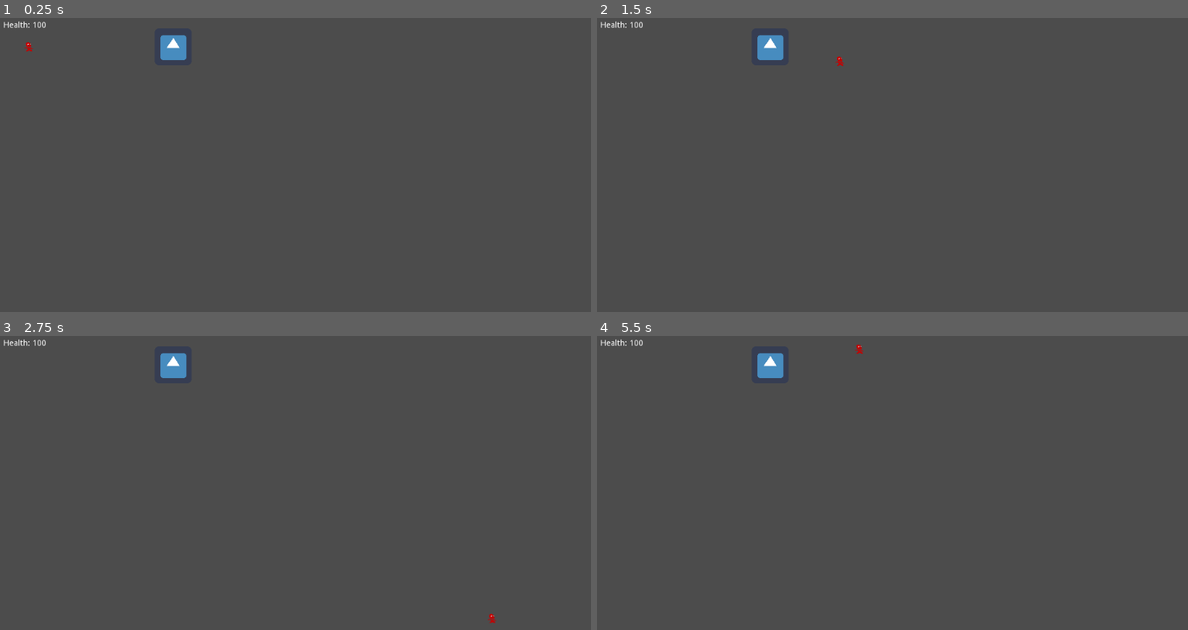
Above: before the commit, frames 1-4 (two rows, left to right).
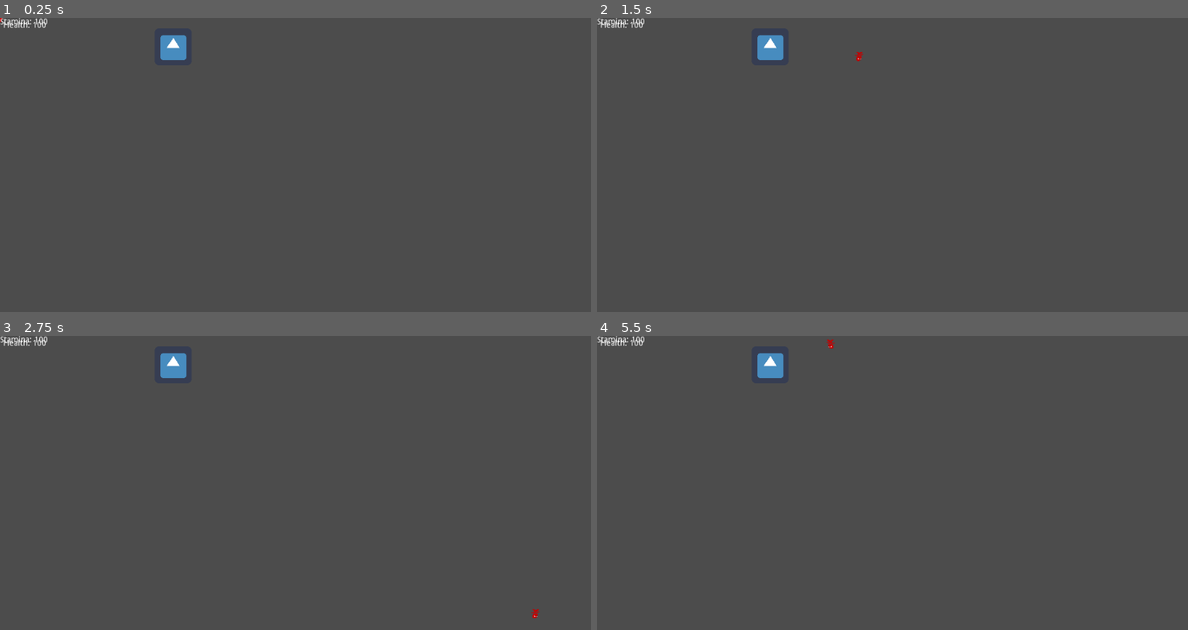
Above: after the commit, the same moments.

Repository: noh0st/jump-ship
Game: Godot game, scene res://Main.tscn
Two runs of this game, one before a commit and one after it. Both use one fixed random seed, a clock stepped at 60 frames per second and the inputs below. The engine's default icon, where the game draws it, is replaced by a stand-in: a white triangle on a blue panel in a dark square.
Inputs:
- Up to frame 1 (0.25 s): no input
- Up to frame 2 (1.5 s): tap Enter at 0.5 s; hold D (MovementRight) 0.53-1.28 s; tap Space (Dash, bound only after the commit) at 0.6, 1.25, 1.35 s; hold S (MovementDown) from 1.28 s (still down)
- Up to frame 3 (2.75 s): release S (MovementDown) at 2.03 s; hold D (MovementRight) from 2.03 s (still down); tap Space (Dash, bound only after the commit) at 2.1 s
- Up to frame 4 (5.5 s): release D (MovementRight) at 2.78 s; hold W (MovementUp) 2.78-3.53 s; tap Space (Dash, bound only after the commit) at 2.85, 3.6, 4.25, 4.35, 5.1 s; tap Enter at 3.5, 5 s; hold A (MovementLeft) 3.53-5.03 s; hold S (MovementDown) from 5.03 s (still down)

The runs differ from the first frame. In frame 1, 0.1% of the frame differs, in the area x 0-8%, y 0-12%; in frame 2, 0.1%; in frame 3, 0.1%; in frame 4, 0.1%, in the area x 0-46%, y 0-7%.

Commit message:
newsruff

Diff:
--- a/app/Player.tscn
+++ /dev/null
@@ -1,30 +0,0 @@
-[gd_scene load_steps=5 format=2]
-
-[ext_resource path="res://Player.gd" type="Script" id=1]
-[ext_resource path="res://sprite.png" type="Texture" id=2]
-
-[sub_resource type="CapsuleShape2D" id=1]
-
-[sub_resource type="SpriteFrames" id=2]
-animations = [ {
-"frames": [ ExtResource( 2 ) ],
-"loop": true,
-"name": "walk",
-"speed": 5.0
-} ]
-
-[node name="Area2D" type="Area2D"]
-collision_mask = 2
-script = ExtResource( 1 )
-__meta__ = {
-"_edit_group_": true
-}
-
-[node name="Hitbox" type="CollisionShape2D" parent="."]
-shape = SubResource( 1 )
-
-[node name="AnimatedSprite" type="AnimatedSprite" parent="."]
-frames = SubResource( 2 )
-animation = "walk"
-
-[connection signal="body_entered" from="." to="." method="_on_Player_body_entered"]
--- a/app/Player/HUD.tscn
+++ b/app/Player/HUD.tscn
@@ -11,3 +11,7 @@
 margin_right = 102.0
 margin_bottom = 20.0
 text = "Health: "
+
+[node name="StaminaLabel" type="Label" parent="."]
+margin_right = 40.0
+margin_bottom = 14.0
--- a/app/Player/HealthUIController.gd
+++ b/app/Player/HealthUIController.gd
@@ -5,10 +5,14 @@
 # var a = 2
 # var b = "text"
 onready var healthLabel: Label = get_node("HealthLabel")
-
+onready var staminaLabel: Label = get_node("StaminaLabel")
+onready var player = get_tree().get_root().find_node("Player", true, false)
 # Called when the node enters the scene tree for the first time.
 func _ready():
+
 	healthLabel.text = "Health: %s" % 100
+	staminaLabel.text = "Stamina: %s" % 100
+	player.connect("ChangedStamina", self, "SetStaminaText")
 
 # Called every frame. 'delta' is the elapsed time since the previous frame.
 #func _process(delta):
@@ -16,3 +20,5 @@
 
 func _on_Player_health_update(amount: int) -> void:
 	healthLabel.text = "Health: %d" % amount
+func SetStaminaText():
+	pass
--- a/app/Player/Player.gd
+++ b/app/Player/Player.gd
@@ -2,17 +2,66 @@
 var velocity = Vector2.ZERO
 const MaxSpeed = 500.0
 const Acceleration_Friction = 20.0
+const DashPower = 5
+var Stamina = 100.0 setget StaminaSet
+signal ChangedStamina
+var MaxStamina = 100.0
+var Dir: Vector2
+onready var timer = $Timer
+onready var sectimer = $Timer2
+onready var animationPlayer = $AnimationPlayer
+onready var animationTree = $AnimationTree
+func _onready():
+	Stamina = MaxStamina
 # Called every frame. 'delta' is the elapsed time since the previous frame.
 func _physics_process(delta):
 	var inputvector : Vector2 = Vector2.ZERO
+	if Dir == Vector2.ZERO:
+		Dir = Vector2(1, 0)
 	inputvector.x = Input.get_action_strength("MovementRight") - Input.get_action_strength("MovementLeft")
 	inputvector.y = Input.get_action_strength("MovementDown") - Input.get_action_strength("MovementUp")
 
-	print(inputvector)
+
 	if inputvector != Vector2.ZERO:
+		animationTree.set("parameters/Idle/blend_position", inputvector)
 		velocity += inputvector.normalized() * Acceleration_Friction * delta
 		velocity = velocity.clamped(MaxSpeed*delta)
+		Dir = inputvector
 	else:
 		velocity = velocity.move_toward(Vector2.ZERO, Acceleration_Friction* delta)
-	print(velocity)
+
+	print(Stamina)
 	move_and_collide(velocity)
+
+	Dash()
+
+func Dash():
+	if  Input.is_action_just_pressed("Dash") == true :
+		StaminaChanged()
+		move_and_slide(Dir * (DashPower * MaxSpeed))
+		Stamina -= 10;
+		timer.start()
+
+func StaminaRefill():
+	Stamina = move_toward(Stamina, MaxStamina, 5.0)
+	if Stamina != MaxStamina:
+		timer.start()
+func StaminaChanged():
+	print("staminaChanged")
+	timer.stop()
+	sectimer.start()
+
+
+
+
+func _on_Timer_timeout():
+	print("Timerranout")
+	StaminaRefill()
+
+
+func _on_Timer2_timeout():
+	print("Timer2ranout")
+	timer.start() # Replace with function body.
+
+func StaminaSet(value):
+	emit_signal("ChangedStamina")
--- a/app/Player/Player.tscn
+++ b/app/Player/Player.tscn
@@ -1,33 +1,142 @@
-[gd_scene load_steps=6 format=2]
+[gd_scene load_steps=17 format=2]
 
 [ext_resource path="res://PlayerArea.gd" type="Script" id=1]
 [ext_resource path="res://Player/sprite.png" type="Texture" id=2]
 [ext_resource path="res://Player/Player.gd" type="Script" id=3]
+[ext_resource path="res://HitBox.tscn" type="PackedScene" id=4]
 
-[sub_resource type="CapsuleShape2D" id=1]
+[sub_resource type="CapsuleShape2D" id=13]
+radius = 7.0
+height = 0.0
 
-[sub_resource type="SpriteFrames" id=2]
-animations = [ {
-"frames": [ ExtResource( 2 ) ],
-"loop": true,
-"name": "walk",
-"speed": 5.0
-} ]
+[sub_resource type="Animation" id=14]
+resource_name = "DownWalk"
+length = 0.1
+tracks/0/type = "value"
+tracks/0/path = NodePath("Player/Sprite:flip_v")
+tracks/0/interp = 1
+tracks/0/loop_wrap = true
+tracks/0/imported = false
+tracks/0/enabled = true
+tracks/0/keys = {
+"times": PoolRealArray( 0 ),
+"transitions": PoolRealArray( 1 ),
+"update": 1,
+"values": [ true ]
+}
 
-[node name="Node2D" type="Node2D"]
+[sub_resource type="Animation" id=15]
+resource_name = "LeftWalk"
+length = 0.1
+tracks/0/type = "value"
+tracks/0/path = NodePath("Player/Sprite:flip_h")
+tracks/0/interp = 1
+tracks/0/loop_wrap = true
+tracks/0/imported = false
+tracks/0/enabled = true
+tracks/0/keys = {
+"times": PoolRealArray( 0 ),
+"transitions": PoolRealArray( 1 ),
+"update": 1,
+"values": [ true ]
+}
 
-[node name="KinematicBody2D" type="KinematicBody2D" parent="."]
+[sub_resource type="Animation" id=16]
+resource_name = "RightWalk"
+length = 0.1
+tracks/0/type = "value"
+tracks/0/path = NodePath("Player/Sprite:flip_h")
+tracks/0/interp = 1
+tracks/0/loop_wrap = true
+tracks/0/imported = false
+tracks/0/enabled = true
+tracks/0/keys = {
+"times": PoolRealArray( 0 ),
+"transitions": PoolRealArray( 1 ),
+"update": 1,
+"values": [ false ]
+}
+
+[sub_resource type="Animation" id=17]
+resource_name = "UpWalk"
+length = 0.1
+tracks/0/type = "value"
+tracks/0/path = NodePath("Player/Sprite:flip_v")
+tracks/0/interp = 1
+tracks/0/loop_wrap = true
+tracks/0/imported = false
+tracks/0/enabled = true
+tracks/0/keys = {
+"times": PoolRealArray( 0 ),
+"transitions": PoolRealArray( 1 ),
+"update": 1,
+"values": [ false ]
+}
+
+[sub_resource type="AnimationNodeAnimation" id=18]
+animation = "LeftWalk"
+
+[sub_resource type="AnimationNodeAnimation" id=19]
+animation = "UpWalk"
+
+[sub_resource type="AnimationNodeAnimation" id=20]
+animation = "DownWalk"
+
+[sub_resource type="AnimationNodeAnimation" id=21]
+animation = "RightWalk"
+
+[sub_resource type="AnimationNodeBlendSpace2D" id=12]
+blend_point_0/node = SubResource( 18 )
+blend_point_0/pos = Vector2( -1.1, 0 )
+blend_point_1/node = SubResource( 19 )
+blend_point_1/pos = Vector2( 0, -1 )
+blend_point_2/node = SubResource( 20 )
+blend_point_2/pos = Vector2( 0, 1 )
+blend_point_3/node = SubResource( 21 )
+blend_point_3/pos = Vector2( 1.1, 0 )
+min_space = Vector2( -1.1, -1 )
+max_space = Vector2( 1.1, 1 )
+blend_mode = 1
+
+[sub_resource type="AnimationNodeStateMachine" id=22]
+states/Idle/node = SubResource( 12 )
+states/Idle/position = Vector2( 362, 144 )
+start_node = "Idle"
+
+[sub_resource type="AnimationNodeStateMachinePlayback" id=23]
+
+[node name="Player" type="KinematicBody2D"]
 script = ExtResource( 3 )
 
-[node name="Area2D" type="Area2D" parent="KinematicBody2D"]
-collision_mask = 2
+[node name="HitBox" parent="." instance=ExtResource( 4 )]
 script = ExtResource( 1 )
 
-[node name="Hitbox" type="CollisionShape2D" parent="KinematicBody2D/Area2D"]
-shape = SubResource( 1 )
+[node name="CollisionShape2D" type="CollisionShape2D" parent="."]
+position = Vector2( 0, 6 )
+scale = Vector2( 1, 0.5 )
+shape = SubResource( 13 )
 
-[node name="AnimatedSprite" type="AnimatedSprite" parent="KinematicBody2D/Area2D"]
-frames = SubResource( 2 )
-animation = "walk"
+[node name="Sprite" type="Sprite" parent="."]
+texture = ExtResource( 2 )
+flip_v = true
 
-[connection signal="body_entered" from="KinematicBody2D/Area2D" to="KinematicBody2D/Area2D" method="_on_Area2D_body_entered"]
+[node name="AnimationPlayer" type="AnimationPlayer" parent="."]
+root_node = NodePath("../..")
+anims/DownWalk = SubResource( 14 )
+anims/LeftWalk = SubResource( 15 )
+anims/RightWalk = SubResource( 16 )
+anims/UpWalk = SubResource( 17 )
+
+[node name="AnimationTree" type="AnimationTree" parent="."]
+tree_root = SubResource( 22 )
+anim_player = NodePath("../AnimationPlayer")
+active = true
+parameters/playback = SubResource( 23 )
+parameters/Idle/blend_position = Vector2( 1.00515, -0.186869 )
+
+[node name="Timer" type="Timer" parent="."]
+wait_time = 3.0
+one_shot = true
+
+[node name="Timer2" type="Timer" parent="."]
+one_shot = true
--- a/app/project.godot
+++ b/app/project.godot
@@ -40,6 +40,35 @@
 "events": [ Object(InputEventKey,"resource_local_to_scene":false,"resource_name":"","device":0,"alt":false,"shift":false,"control":false,"meta":false,"command":false,"pressed":false,"scancode":65,"physical_scancode":0,"unicode":0,"echo":false,"script":null)
  ]
 }
+up={
+"deadzone": 0.5,
+"events": [ Object(InputEventKey,"resource_local_to_scene":false,"resource_name":"","device":0,"alt":false,"shift":false,"control":false,"meta":false,"command":false,"pressed":false,"scancode":0,"physical_scancode":87,"unicode":0,"echo":false,"script":null)
+, Object(InputEventKey,"resource_local_to_scene":false,"resource_name":"","device":0,"alt":false,"shift":false,"control":false,"meta":false,"command":false,"pressed":false,"scancode":0,"physical_scancode":16777232,"unicode":0,"echo":false,"script":null)
+ ]
+}
+down={
+"deadzone": 0.5,
+"events": [ Object(InputEventKey,"resource_local_to_scene":false,"resource_name":"","device":0,"alt":false,"shift":false,"control":false,"meta":false,"command":false,"pressed":false,"scancode":0,"physical_scancode":83,"unicode":0,"echo":false,"script":null)
+, Object(InputEventKey,"resource_local_to_scene":false,"resource_name":"","device":0,"alt":false,"shift":false,"control":false,"meta":false,"command":false,"pressed":false,"scancode":0,"physical_scancode":16777234,"unicode":0,"echo":false,"script":null)
+ ]
+}
+left={
+"deadzone": 0.5,
+"events": [ Object(InputEventKey,"resource_local_to_scene":false,"resource_name":"","device":0,"alt":false,"shift":false,"control":false,"meta":false,"command":false,"pressed":false,"scancode":0,"physical_scancode":65,"unicode":0,"echo":false,"script":null)
+, Object(InputEventKey,"resource_local_to_scene":false,"resource_name":"","device":0,"alt":false,"shift":false,"control":false,"meta":false,"command":false,"pressed":false,"scancode":0,"physical_scancode":16777231,"unicode":0,"echo":false,"script":null)
+ ]
+}
+right={
+"deadzone": 0.5,
+"events": [ Object(InputEventKey,"resource_local_to_scene":false,"resource_name":"","device":0,"alt":false,"shift":false,"control":false,"meta":false,"command":false,"pressed":false,"scancode":0,"physical_scancode":68,"unicode":0,"echo":false,"script":null)
+, Object(InputEventKey,"resource_local_to_scene":false,"resource_name":"","device":0,"alt":false,"shift":false,"control":false,"meta":false,"command":false,"pressed":false,"scancode":0,"physical_scancode":16777233,"unicode":0,"echo":false,"script":null)
+ ]
+}
+Dash={
+"deadzone": 1.0,
+"events": [ Object(InputEventKey,"resource_local_to_scene":false,"resource_name":"","device":0,"alt":false,"shift":false,"control":false,"meta":false,"command":false,"pressed":false,"scancode":32,"physical_scancode":0,"unicode":0,"echo":false,"script":null)
+ ]
+}
 
 [mono]
 
